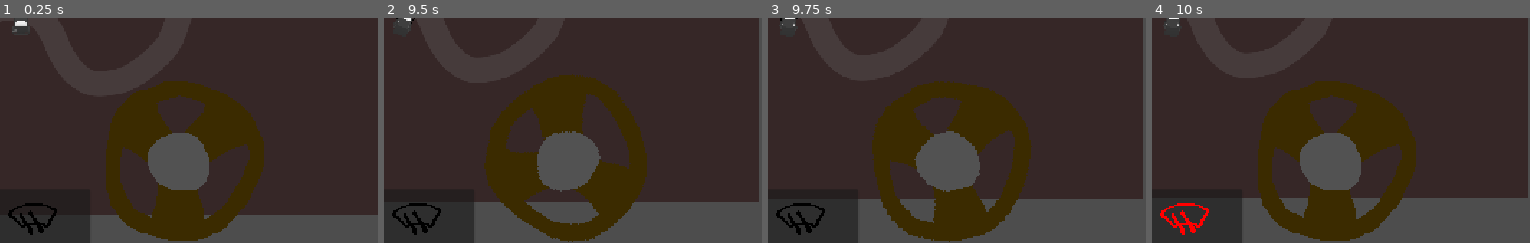
Above: before the commit, frames 1-4 (left to right).
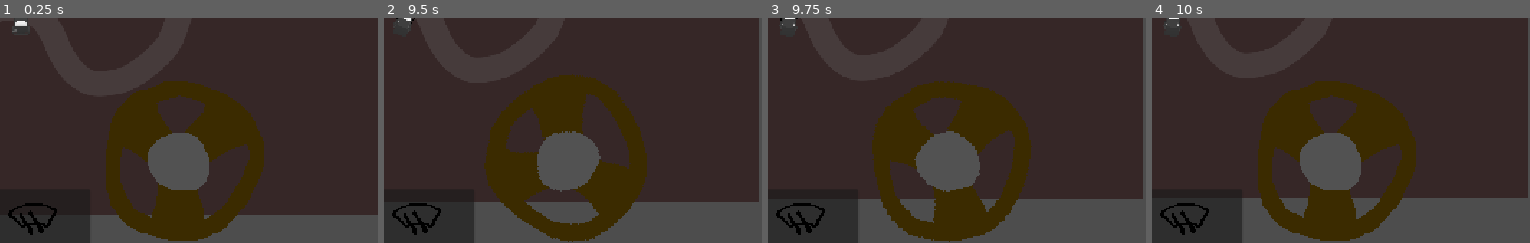
Above: after the commit, the same moments.

Repository: DBorgKiwami/game-jam-2
Game: Godot game, scene res://levels/testlevel.tscn
Same seed, same stepped clock (60 frames per second), same inputs: the game is played once before the commit and once after it. The engine's default icon, where the game draws it, is replaced by a stand-in: a white triangle on a blue panel in a dark square.
Inputs (mouse positions are % of the whole screen's width and height, from its top left):
- Up to frame 1 (0.25 s): no input
- Up to frame 2 (9.5 s): click (21, 94) at 0.5 s; click (29, 94) at 1.25 s; click (37, 94) at 2 s; click (44, 94) at 2.75 s; click (52, 94) at 3.5 s; click (15, 83) at 4.25 s; tap Enter at 5 s; move the mouse to (74, 45) at 5.02 s; hold Right (turn_right) 5.03-5.78 s; hold Up (gas_pedal) 5.03-5.78 s; move the mouse to (29, 55) at 5.77 s; hold Space (brakes) 5.78-6.53 s; click (29, 55) at 5.85 s; move the mouse to (61, 28) at 6.52 s; hold Up (gas_pedal) 6.53-7.28 s; hold Right (turn_right) 6.53-8.03 s; move the mouse to (45, 70) at 7.27 s; click (45, 70) at 7.35 s; move the mouse to (82, 65) at 8.02 s; hold Up (gas_pedal) 8.03-8.78 s; hold Left (turn_left) from 8.03 s (still down); move the mouse to (19, 35) at 8.77 s; click (19, 35) at 8.85 s
- Up to frame 3 (9.75 s): move the mouse to (56, 50) at 9.52 s; release Left (turn_left) at 9.53 s; hold Space (brakes) from 9.53 s (still down); hold Up (gas_pedal) from 9.53 s (still down)
- Up to frame 4 (10 s): keep holding Space (brakes); keep holding Up (gas_pedal)
The pictures show only the part of the screen within x 48-98%, y 50-100%; the shares and areas given below are measured in that part.

Frames 1-3 are identical in both runs. In frame 4, 0.5% of the frame differs, in the area x 2-16%, y 82-97%.

Commit message:
Buttons flash red when broken

Diff:
--- a/ui/toolbar.gd
+++ b/ui/toolbar.gd
@@ -3,9 +3,13 @@
 @onready var player_reference : Car = get_tree().get_first_node_in_group("player")
 @onready var steering_wheel: TextureRect = $ToolbarAndWheel/SteeringWheel
 var buttons
+var buttonsIndicators = []
+var timeElapsed = 0
 
 func _on_break(index):
-	buttons[index].modulate = Color(255, 0, 0)
+	print(index)
+	print(buttonsIndicators)
+	buttonsIndicators[index] = true
 	#var i = 0
 	#for part in CarStats.car_parts:
 		#print(part)
@@ -24,6 +28,7 @@
 	buttons = $ToolbarAndWheel/Toolbar/BtnContainer.get_children()
 	for i in range(buttons.size()):
 		buttons[i].connect("pressed", _on_tool_pressed.bind(i))
+		buttonsIndicators = buttonsIndicators + [false]
 
 func _on_tool_pressed(tool_index : int):
 	close_all_tabs()
@@ -31,9 +36,17 @@
 	mg.visible = true
 
 func _process(delta: float) -> void:
+	timeElapsed += delta
 	var half_pi = PI * 0.5
 	var rotation = remap(player_reference.turningSpeed, -player_reference.maxTurnSpeed, player_reference.maxTurnSpeed, -half_pi, half_pi)
 	steering_wheel.offset_transform_rotation = rotation
+
+	#print(timeElapsed)
+
+	for i in range(buttons.size()):
+		if buttonsIndicators[i]:
+			print(1.0 * wrapf(timeElapsed, 0.0, 1.0))
+			buttons[i].modulate.r = 1.0 * wrapf(timeElapsed, 0.0, 1.0)
 
 # fixed part signal received: disable respective button and minigame
 func _fix_part(index : int):
